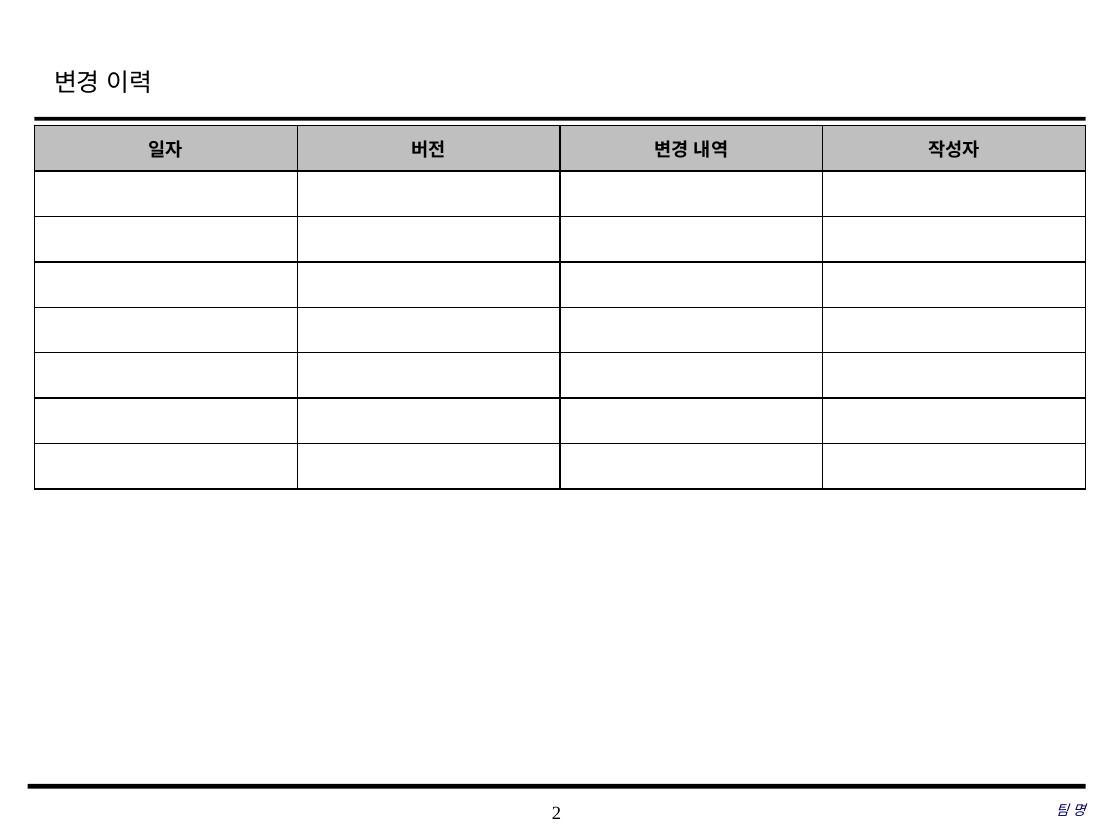
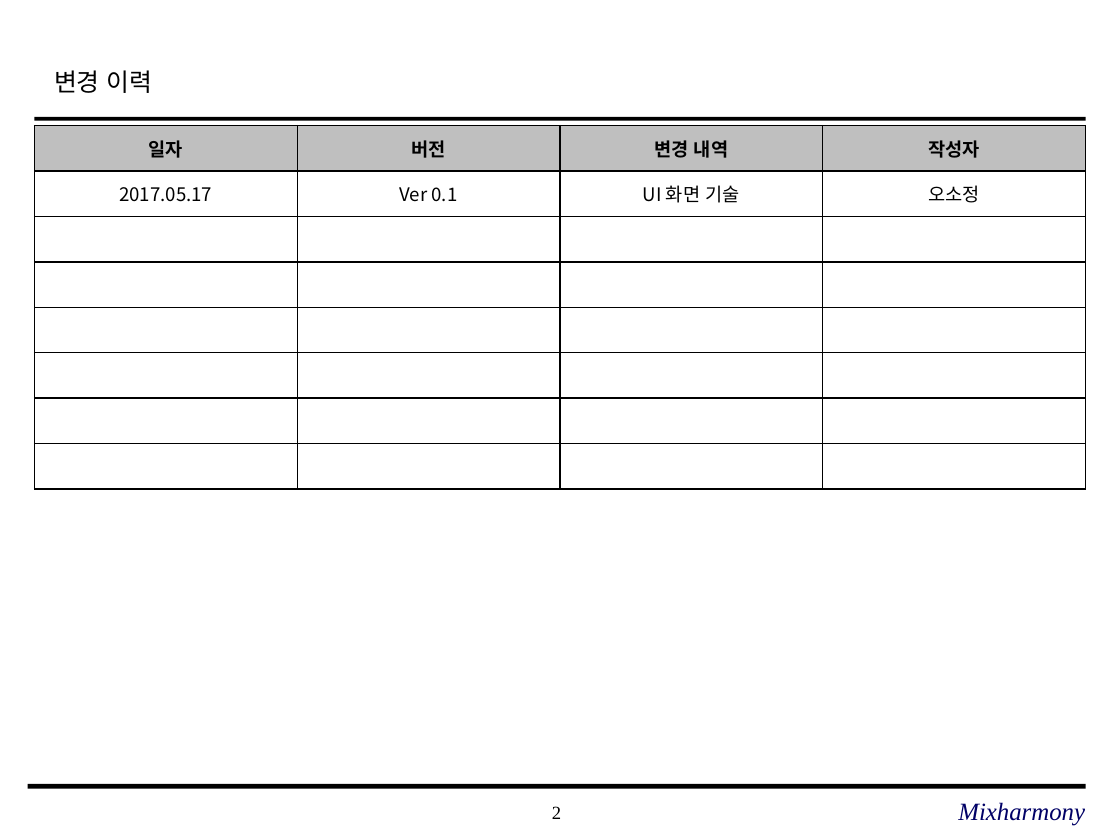
Before and after one commit to SE-admin/SE2017_2_mixharmony, a slide deck: slide 2 of doc/3_ 설계서/UI Design Template.pptx. Drawn at 1120x840 pixels with LibreOffice and Linux fonts; fonts in the diff are those of the drawing; background and template pictures are left out. Boxes give left, top, right and bottom in pixels: in the first picture for what was removed or moved away, otherwise in the second. Text is boxed around its words. In the diff, an @@ line names an element or a change of style, - is before the commit and + after.

```diff
--- a/doc/3_ 설계서/UI Design Template.pptx
+++ b/doc/3_ 설계서/UI Design Template.pptx
@@ table at [35, 125, 1088, 488] @@
+row 2: 2017.05.17 | Ver 0.1 | UI 화면 기술 | 오소정
-row 8:  |  |  | 
@@ text at [958, 802, 1085, 826]: text changed; size 9 to 16 pt @@
-팀 명
+Mixharmony
```
Also in this commit, not shown: 5 other slides changed, 36 slides added.
